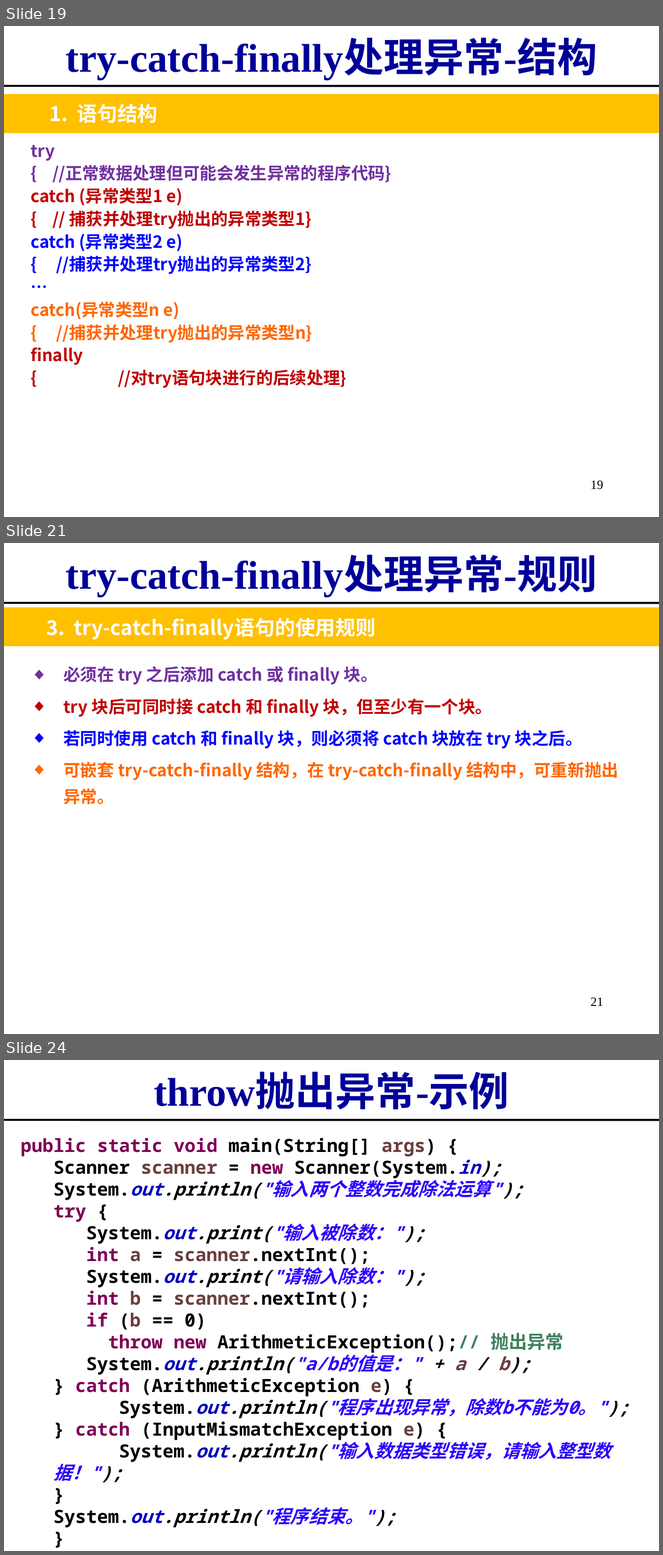
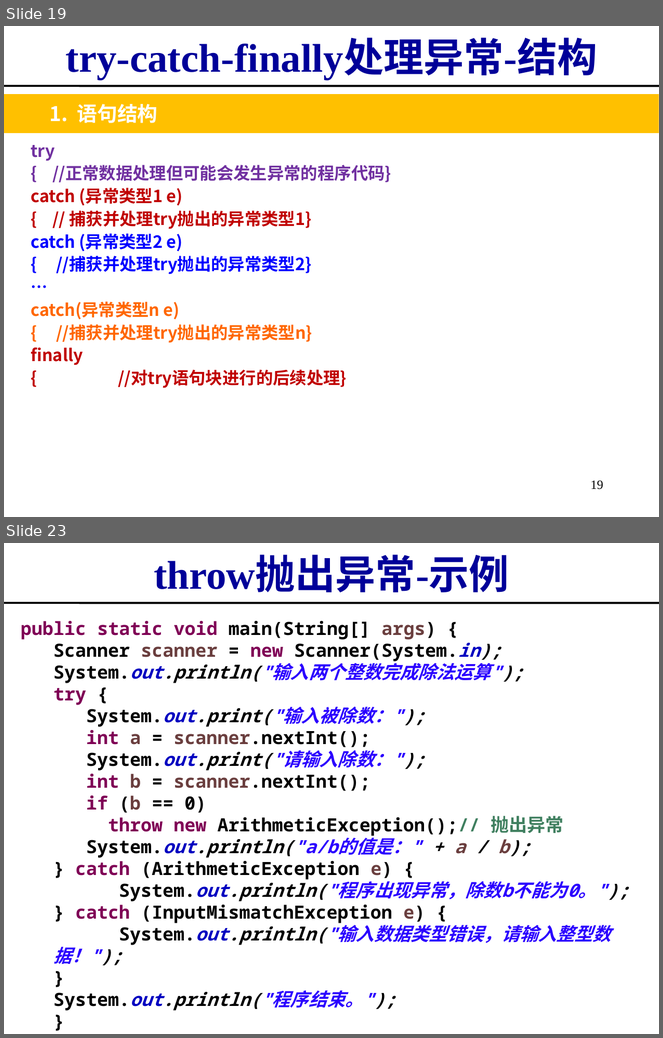
Before and after one commit to imwyw/Java, a slide deck: PPT/javaCh04_异常、枚举、泛型、递归.ppt. Shown one above the other, each under a label of ours: slides 19, 21 and 24 before the commit, slides 19 and 23 after it; the slides between them are not shown. The pictures are 663x1555 and 663x1038 pixels, drawn with LibreOffice and Linux fonts; fonts in the diff are those of the drawing. Boxes give left, top, right and bottom in pixels: in the first picture for what was removed or moved away, otherwise in the second. Text is boxed around its words. In the diff, an @@ line names an element or a change of style, - is before the commit and + after.

Commit message:
修订结构，移除多余文字描述

```diff
--- a/PPT/javaCh04_异常、枚举、泛型、递归.ppt
+++ b/PPT/javaCh04_异常、枚举、泛型、递归.ppt
@@ slide 21 removed at (4, 543, 659, 1034), background #FFFFFF @@
@@ title removed at (65, 558, 597, 597) @@
-try-catch-finally处理异常-规则
@@ line removed from (4, 603) to (659, 603) @@
@@ rectangle removed at (4, 607, 659, 646) @@
@@ text removed at (46, 618, 376, 640) @@
-3. try-catch-finally语句的使用规则
@@ text removed at (63, 666, 619, 805) @@
-◆ 必须在 try 之后添加 catch 或 finally 块。
-◆ try 块后可同时接 catch 和 finally 块，但至少有一个块。
-◆ 若同时使用 catch 和 finally 块，则必须将 catch 块放在 try 块之后。
-◆ 可嵌套 try-catch-finally 结构，在 try-catch-finally 结构中，可重新抛出异常。
@@ text removed at (36, 730, 144, 746) @@
-1. 抛出异常
@@ page number removed at (591, 997, 604, 1006) @@
-21
@@ what was slide 24 is now slide 23 @@
```
Also in this commit, not shown: 7 slides changed, 4 slides added, 4 other slides removed.
